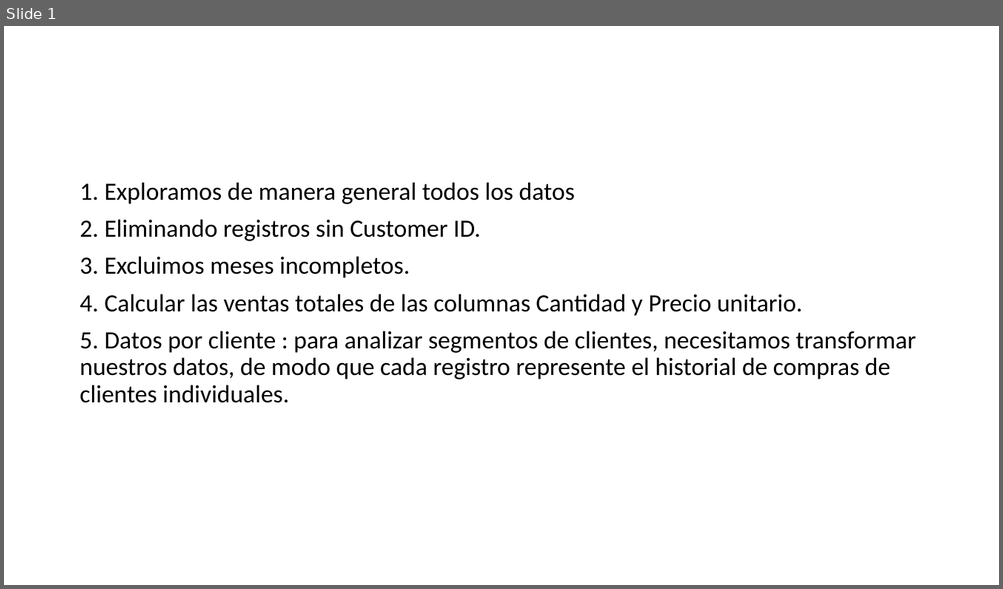
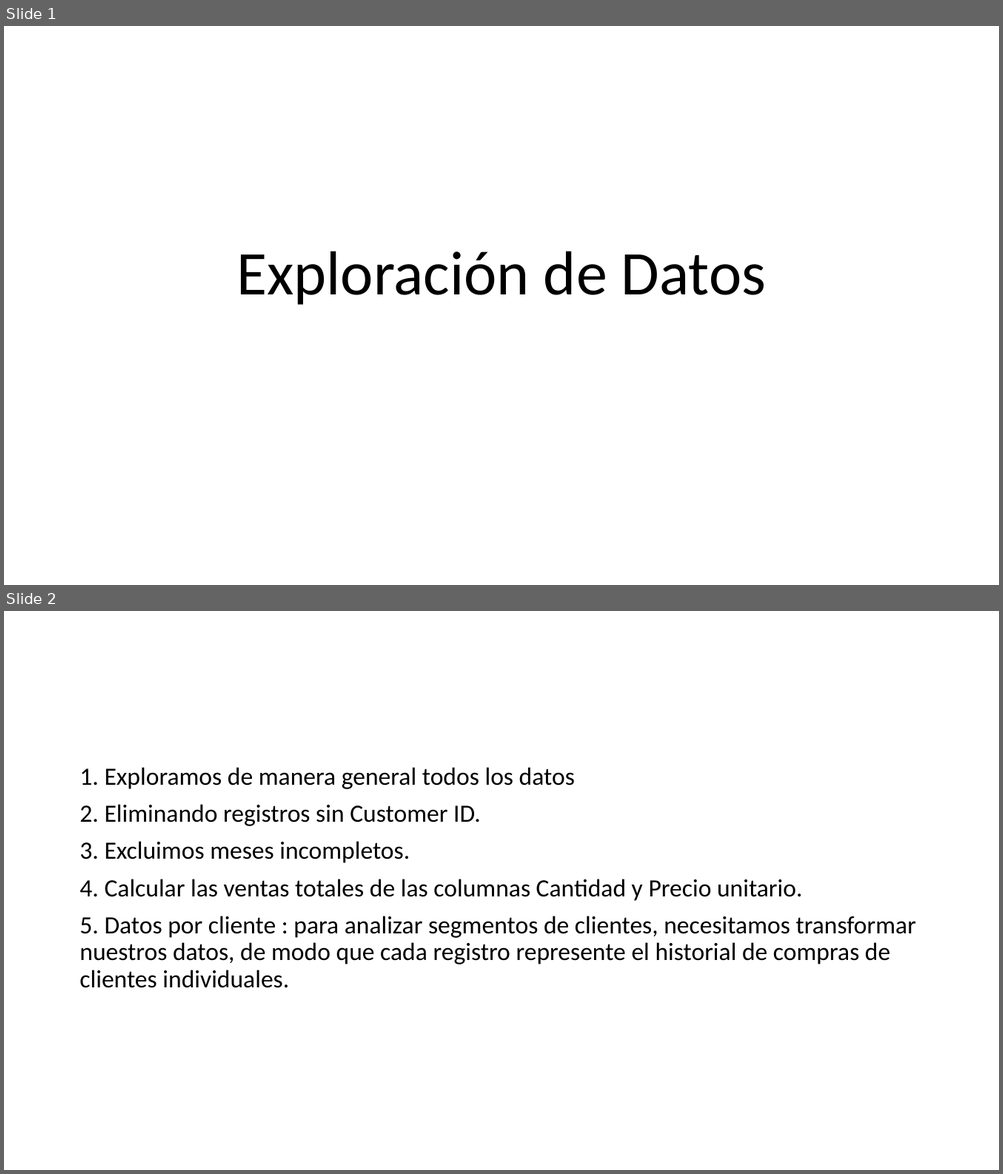
Before and after one commit to hcgalvan/UNSAM-Machine-Learning-on-Economics, a slide deck: resultados/Borrador-Presentacion.pptx. Shown one above the other, each under a label of ours: slide 1 before the commit, slides 1 and 2 after it. The pictures are 1003x589 and 1003x1174 pixels, drawn with LibreOffice and Linux fonts; fonts in the diff are those of the drawing. Boxes give left, top, right and bottom in pixels: in the first picture for what was removed or moved away, otherwise in the second. Text is boxed around its words. In the diff, an @@ line names an element or a change of style, - is before the commit and + after.

```diff
--- a/resultados/Borrador-Presentacion.pptx
+++ b/resultados/Borrador-Presentacion.pptx
@@ slide 1 added at [4,26,999,585], background #FFFFFF @@
@@ title added at [236,251,766,305], 60 pt, text #000000 @@
+Exploración de Datos
@@ what was slide 1 is now slide 2 @@
```
Also in this commit, not shown: 1 slide changed, 3 other slides added, 1 slide removed, 8 other files.
